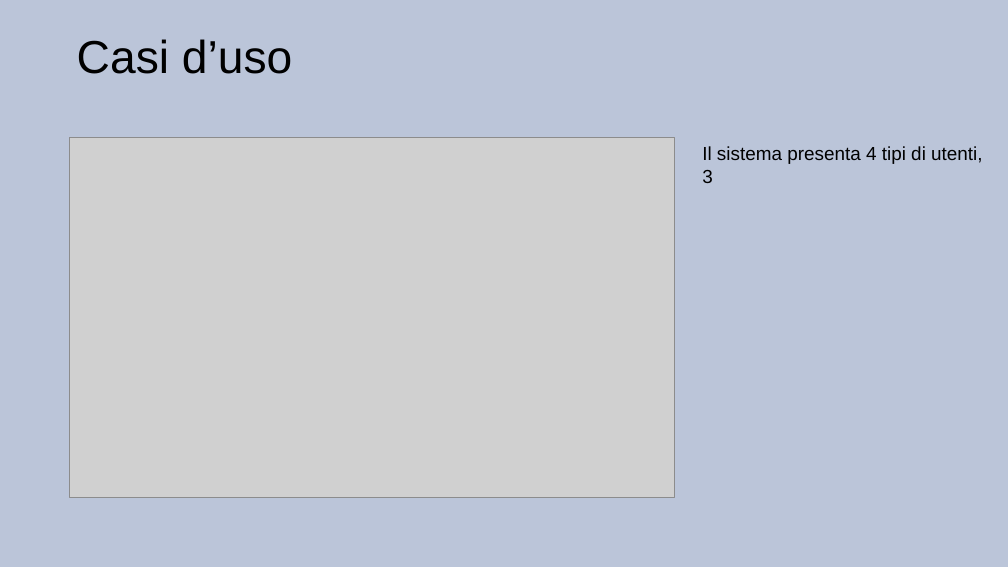
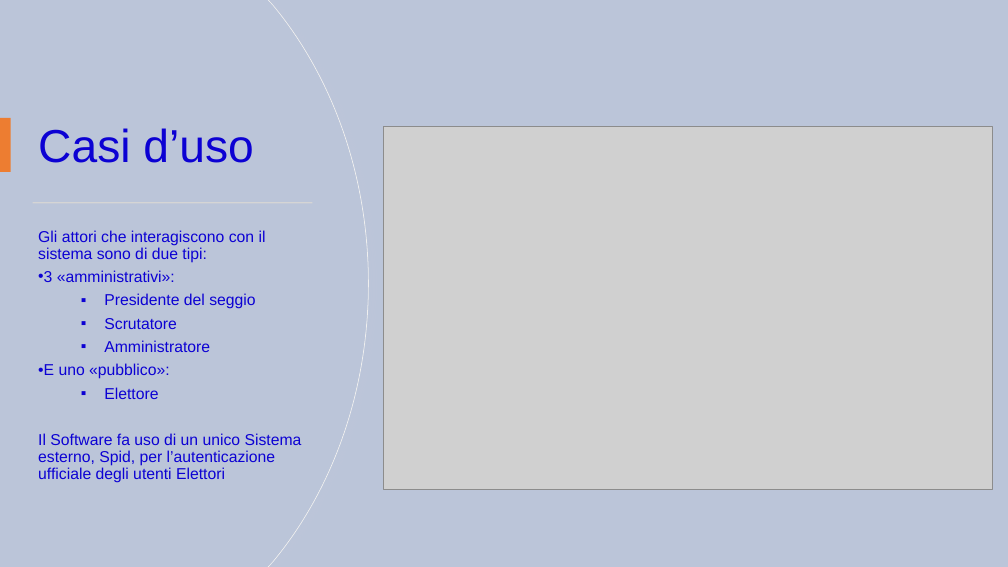
Before and after one commit to RiccardoBarbieri/iovoto, a slide deck: slide 2 of ioVoto.pptx. Drawn at 1008x567 pixels with LibreOffice and Linux fonts; fonts in the diff are those of the drawing; grey boxes stand for pictures; background and template pictures are left out. Boxes give left, top, right and bottom in pixels: in the first picture for what was removed or moved away, otherwise in the second. Text is boxed around its words. In the diff, an @@ line names an element or a change of style, - is before the commit and + after.

```diff
--- a/ioVoto.pptx
+++ b/ioVoto.pptx
@@ freeform shape added at (0, 0, 368, 567), fill #BBC5D9, outline #EFEFEF 0.75 pt @@
@@ freeform shape added at (0, 0, 368, 567), fill #BBC5D9 @@
@@ rectangle added at (0, 118, 11, 172), fill #ED7D31 @@
@@ title "Casi d’uso": place and size @@
-title "Casi d’uso" at (77, 39, 292, 74)
+title "Casi d’uso" at (38, 128, 253, 163)
@@ title "Casi d’uso" at (38, 128, 253, 163): text colour #000000 to #0C01D3; vertical alignment top to middle @@
@@ picture: place and size @@
-picture at (70, 138, 675, 498)
+picture at (383, 127, 993, 489)
@@ text removed at (702, 146, 982, 183) @@
-Il sistema presenta 4 tipi di utenti,
-3
@@ rectangle added at (33, 202, 312, 203), fill #D5D5D5 @@
@@ text added at (38, 230, 302, 483), 15 pt, text #0C01D3 @@
+Gli attori che interagiscono con il sistema sono di due tipi:
+• 3 «amministrativi»:
+  ▪ Presidente del seggio
+  ▪ Scrutatore
+  ▪ Amministratore
+• E uno «pubblico»:
+  ▪ Elettore
+Il Software fa uso di un unico Sistema esterno, Spid, per l’autenticazione ufficiale degli utenti Elettori
```
Also in this commit, not shown: 1 slide added.
